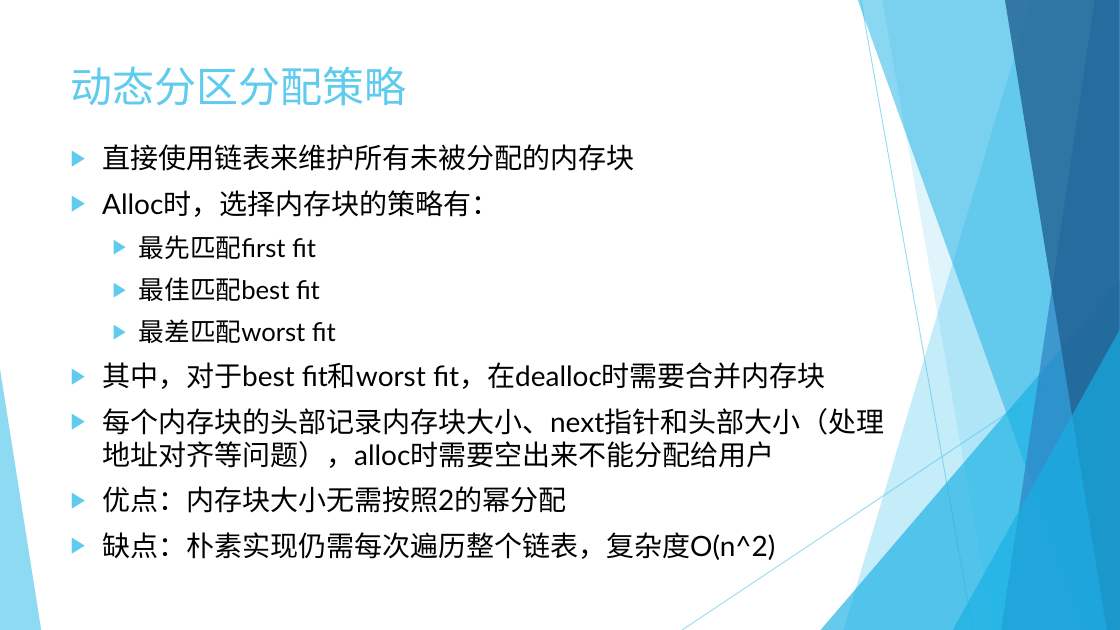
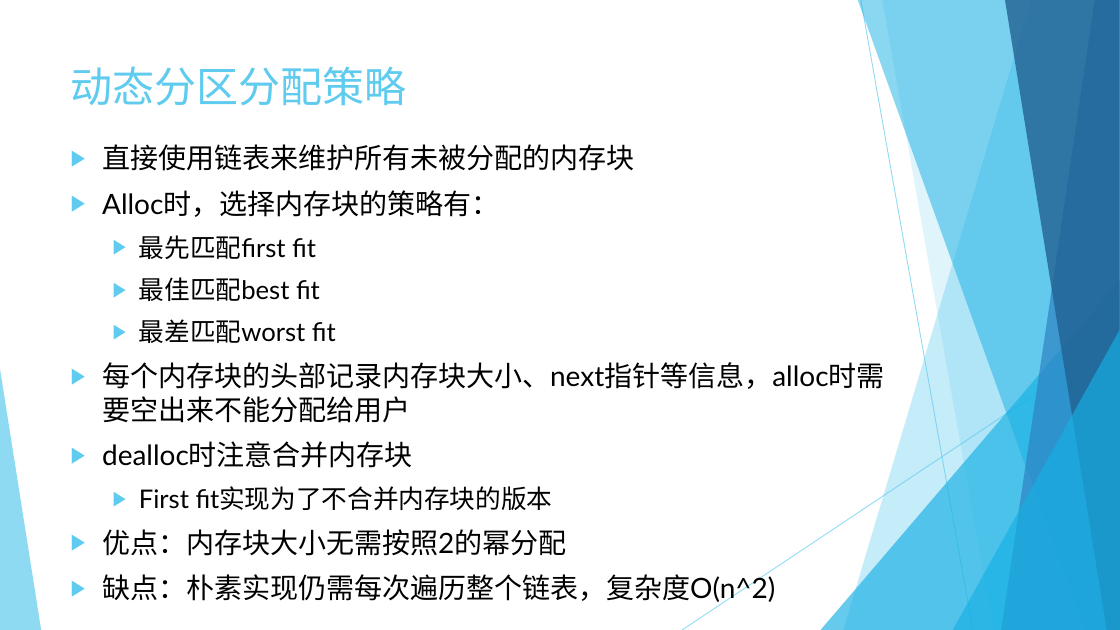
Before and after one commit to rcore-os/mem_malloc_subsystem, a slide deck: slide 16 of slides/week8.pptx. Drawn at 1120x630 pixels with LibreOffice and Linux fonts; fonts in the diff are those of the drawing. Boxes give left, top, right and bottom in pixels: in the first picture for what was removed or moved away, otherwise in the second. Text is boxed around its words. In the diff, an @@ line names an element or a change of style, - is before the commit and + after.

```diff
--- a/slides/week8.pptx
+++ b/slides/week8.pptx
@@ text at [102, 362, 885, 510]: text changed @@
-▶ 其中，对于best fit和worst fit，在dealloc时需要合并内存块
-▶ 每个内存块的头部记录内存块大小、next指针和头部大小（处理地址对齐等问题），alloc时需要空出来不能分配给用户
+▶ 每个内存块的头部记录内存块大小、next指针等信息，alloc时需要空出来不能分配给用户
+▶ dealloc时注意合并内存块
+  ▶ First fit实现为了不合并内存块的版本
```
Also in this commit, not shown: 2 other slides changed, 8 slides added, 1 slide removed.
